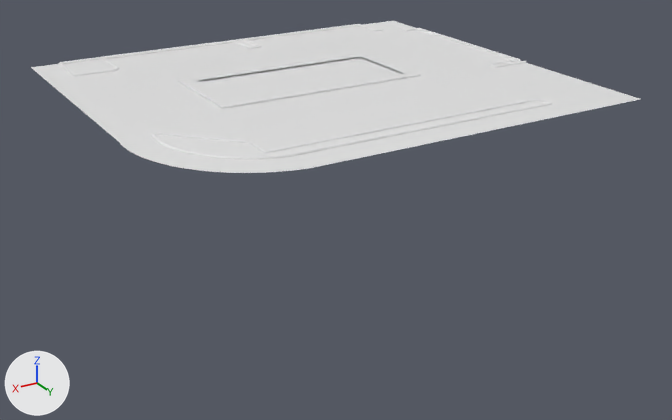
A saved change to the Blender file Assets/Models/Maps/Fast Food Place/Fast Food Place.blend.
Rendered twice from a 50 mm camera at (115.7, 239.1, 73.6) aimed at (-20.4, 12.3, -39.8). Every picture has the same lights, and +X, +Y and +Z are marked at lower left.

Objects in the first picture: 'Building Sidewalk', 'East Grass Patch', 'Outer Sidewalk', 'Parking Lot Curb', 'Road'.
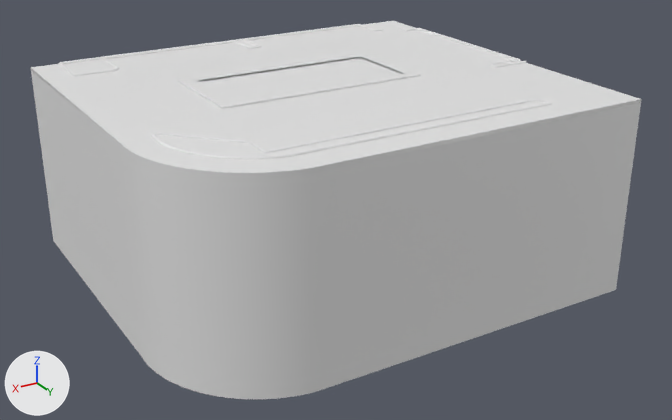
What changed in the scene script:
```text
Change me_cube_027:
    used by ob_outer_sidewalk; location = (0.0, 0.0, 0.0); scale = (12.0, 12.0, 12.0)
    remove me_cube_027.from_pydata(...)  # 38 vertices, 3 faces; spans x -7.21..4.22, y -4.62..5.62, z -0.04
    add me_cube_027.from_pydata(...)  # 110 vertices, 38 faces; spans x -7.21..4.21, y -4.62..5.62, z -0.13..-0.04
    me_cube_027 part 1: a new loose piece of 72 vertices spanning x -7.21..4.21, y -4.62..5.62, z -0.13..-0.04, in mat_material (white #e7e7e7)
    me_cube_027 part 2
    31 vertices are removed from x 1.58..4.22, y 2.45..5.62, z -0.04
    2 faces are deleted
    31 vertices are added at x 1.57..4.21, y 2.45..5.62, z -0.04
    2 new faces join them
    me_cube_027 part 3: the surface is now shaded smooth
Add me_cube_028:
    me_cube_028.from_pydata(...)  # 74 vertices, 37 faces; spans x -7.21..4.21, y -4.62..5.62, z -5.04..-0.13
    me_cube_028.polygons.foreach_set('use_smooth', [True] * 37)
    me_cube_028.materials.append(mat_material)  # white #e7e7e7
Add ob_dirt:
    ob_dirt = bpy.data.objects.new('Dirt', me_cube_028)
    ob_dirt.location = (0.0, 0.0, 0.0)
    ob_dirt.scale = (12.0, 12.0, 12.0)
```

Location of each change, [x1, y1, x2, y2] in pixels of the pictures (672 x 420 px; the box of a moved part takes in the faces that stretch with it):
'Dirt', added
    after: [31, 71, 641, 399]
'Outer Sidewalk', reshaped
    before: [31, 64, 640, 173]
    after: [31, 64, 641, 177]
part 1 of me_cube_027, added
    after: [31, 68, 641, 177]
part 2 of me_cube_027, moved or reshaped
    before: [119, 91, 640, 173]
    after: [120, 91, 640, 173]
